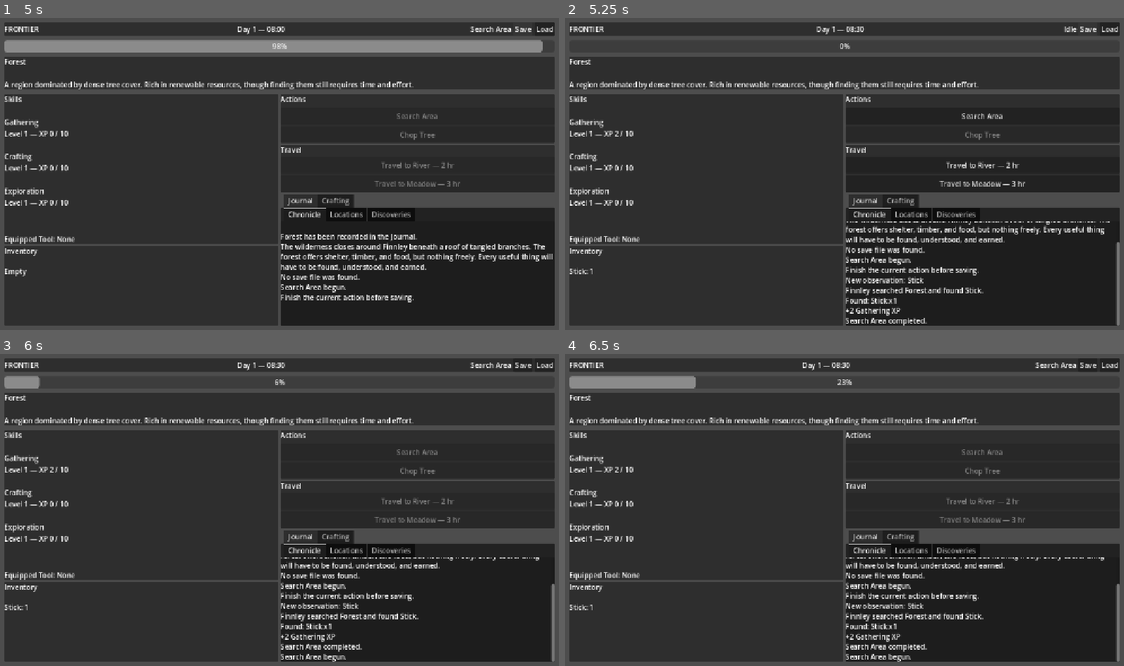
Above: before the commit, frames 1-4 (two rows, left to right).
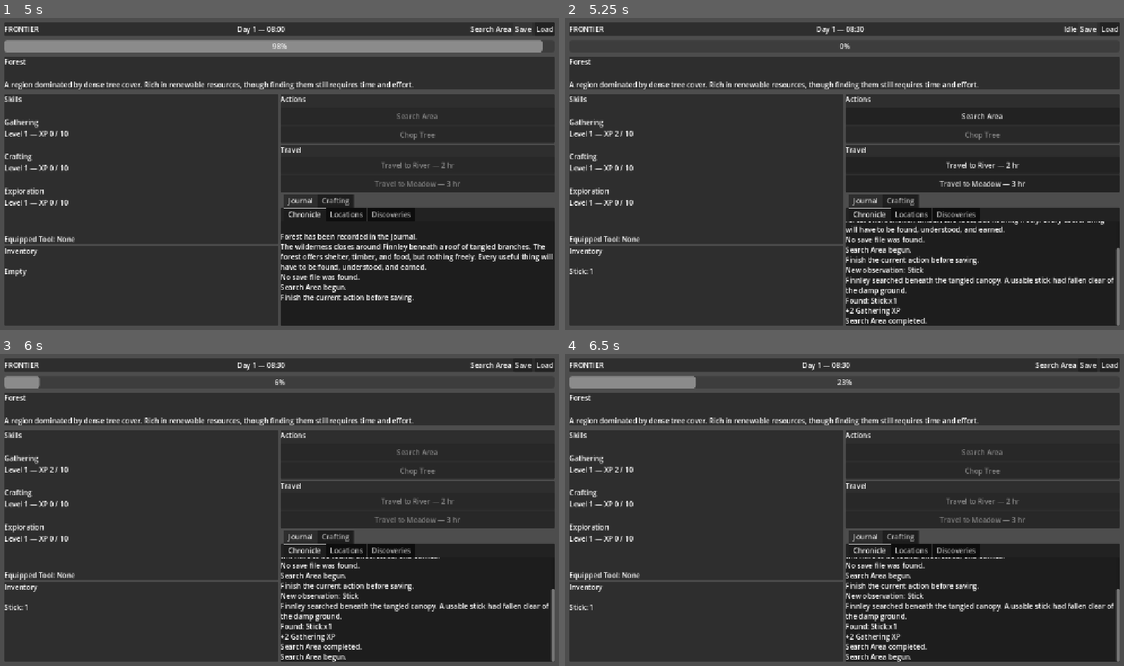
Above: after the commit, the same moments.

Repository: thegrundle-git/frontierthegame
Game: Godot game, scene res://scenes/ui/MainMenu.tscn
Two runs of this game, one before a commit and one after it. Both use one fixed random seed, a clock stepped at 60 frames per second and the inputs below.
Inputs:
- Up to frame 1 (5 s): click "New Game" at 0.5 s; click "Load" at 1.25 s; click "Search Area" at 2 s; click "Save" at 2.75 s
- Up to frame 2 (5.25 s): no input
- Up to frame 3 (6 s): click "Search Area" at 5.75 s
- Up to frame 4 (6.5 s): no input

Frame 1 is identical in both runs. In frame 2, 2.7% of the frame differs, in the area x 50-100%, y 65-89%; in frame 3, 2.1%; in frame 4, 2.1%.

Commit message:
v0.5.1-alpha1 - Discovery journal completed
- Added DiscoveryDatabase lookup support
- Populated Discoveries Journal
- Fixed unlocked discoveries not appearing
- Completed persistent discovery knowledge loop

Diff:
--- a/project.godot
+++ b/project.godot
@@ -30,6 +30,7 @@
 TimeManager="*uid://bekt6l36bngmd"
 ActionManager="*uid://co7t7p8hapcmt"
 SaveManager="*uid://b8j52iihxbed4"
+NarrativeGenerator="*uid://ce4qf3hkjipjw"
 
 [display]
 
--- a/scenes/ui/GameUI.tscn
+++ b/scenes/ui/GameUI.tscn
@@ -196,6 +196,7 @@
 [node name="DiscoveriesLog" type="RichTextLabel" parent="ScreenMargin/MainLayout/MiddleRow/RightColumn/DetailTabs/Journal/JournalTabs/Discoveries" unique_id=220362884]
 unique_name_in_owner = true
 layout_mode = 2
+bbcode_enabled = true
 text = "No discoveries recorded."
 
 [node name="Landmarks" type="MarginContainer" parent="ScreenMargin/MainLayout/MiddleRow/RightColumn/DetailTabs/Journal/JournalTabs" unique_id=1628222443]
--- a/scripts/actions/SearchAction.gd
+++ b/scripts/actions/SearchAction.gd
@@ -6,7 +6,9 @@
 	if survivor == null:
 		return false
 
-	var location := GameManager.current_location
+	var location: LocationData = (
+		GameManager.current_location
+	)
 
 	if location == null:
 		_add_event(
@@ -14,18 +16,24 @@
 		)
 		return false
 
-	var chosen_entry := _choose_loot_entry(
-		location
+	var chosen_entry: SearchLootEntryData = (
+		_choose_loot_entry(
+			location
+		)
 	)
 
 	survivor.gain_knowledge(1)
 
 	if chosen_entry == null:
+		var empty_narrative: String = (
+			NarrativeGenerator.generate_empty_search(
+				survivor.data.display_name,
+				location
+			)
+		)
+
 		_add_event(
-			survivor.data.display_name
-			+ " searched "
-			+ location.display_name
-			+ " but found nothing useful."
+			empty_narrative
 		)
 
 		DiscoveryManager.check_discoveries()
@@ -38,8 +46,13 @@
 		)
 		return false
 
-	var amount := chosen_entry.get_random_amount()
-	var item := chosen_entry.item
+	var amount: int = (
+		chosen_entry.get_random_amount()
+	)
+
+	var item: ItemData = (
+		chosen_entry.item
+	)
 
 	survivor.inventory.add_item(
 		item.id,
@@ -52,13 +65,17 @@
 
 	DiscoveryManager.check_discoveries()
 
+	var narrative_text: String = (
+		NarrativeGenerator.generate_search_find(
+			survivor.data.display_name,
+			location,
+			item,
+			amount
+		)
+	)
+
 	_add_event(
-		survivor.data.display_name
-		+ " searched "
-		+ location.display_name
-		+ " and found "
-		+ item.display_name
-		+ "."
+		narrative_text
 	)
 
 	_add_event(
@@ -79,7 +96,9 @@
 		0
 	)
 
-	for entry in location.search_loot:
+	for entry: SearchLootEntryData in (
+		location.search_loot
+	):
 		if entry == null:
 			continue
 
@@ -109,7 +128,9 @@
 
 	var current_weight: int = empty_weight
 
-	for entry in location.search_loot:
+	for entry: SearchLootEntryData in (
+		location.search_loot
+	):
 		if entry == null:
 			continue
 
@@ -125,6 +146,12 @@
 			return entry
 
 	return null
-func _add_event(message: String) -> void:
+
+
+func _add_event(
+	message: String
+) -> void:
 	if GameManager.game_ui != null:
-		GameManager.game_ui.add_event(message)
+		GameManager.game_ui.add_event(
+			message
+		)
--- a/scripts/autoload/DiscoveryDatabase.gd
+++ b/scripts/autoload/DiscoveryDatabase.gd
@@ -43,3 +43,15 @@
 
 func get_all() -> Array:
 	return discoveries.values()
+
+func get_discovery(
+	discovery_id: String
+) -> DiscoveryData:
+	if not discoveries.has(discovery_id):
+		push_warning(
+			"Unknown discovery ID requested: "
+			+ discovery_id
+		)
+		return null
+
+	return discoveries[discovery_id]
--- /dev/null
+++ b/scripts/autoload/NarrativeGenerator.gd
@@ -0,0 +1,188 @@
+extends Node
+
+
+var random := RandomNumberGenerator.new()
+
+
+func _ready() -> void:
+	random.randomize()
+
+
+func generate_search_find(
+	actor_name: String,
+	location: LocationData,
+	item: ItemData,
+	amount: int
+) -> String:
+	if location == null or item == null:
+		return actor_name + " found something useful."
+
+	var opening := _pick_string(
+		_get_search_openings(location.id)
+	)
+
+	var discovery := _pick_string(
+		_get_item_discoveries(item.id)
+	)
+
+	return (
+		actor_name
+		+ " "
+		+ opening
+		+ " "
+		+ discovery
+		+ _format_amount_suffix(amount)
+	)
+
+
+func generate_empty_search(
+	actor_name: String,
+	location: LocationData
+) -> String:
+	if location == null:
+		return (
+			actor_name
+			+ " searched for a while but found nothing useful."
+		)
+
+	var empty_result := _pick_string(
+		_get_empty_search_results(location.id)
+	)
+
+	return actor_name + " " + empty_result
+
+
+func _get_search_openings(
+	location_id: String
+) -> Array[String]:
+	match location_id:
+		"forest":
+			return [
+				"searched beneath the tangled canopy.",
+				"picked carefully through the undergrowth.",
+				"followed a narrow opening between the trees.",
+				"searched among roots, moss, and fallen branches."
+			]
+
+		"river":
+			return [
+				"searched along the damp riverbank.",
+				"followed the edge of the slow-moving water.",
+				"picked through debris left behind by the current.",
+				"searched where mud and exposed roots met the water."
+			]
+
+		"meadow":
+			return [
+				"moved slowly through the tall grass.",
+				"searched among the sunlit plants.",
+				"followed faint trails through the meadow.",
+				"parted the grass and examined the ground beneath."
+			]
+
+		_:
+			return [
+				"searched the surrounding area.",
+				"looked carefully across the nearby ground."
+			]
+
+
+func _get_item_discoveries(
+	item_id: String
+) -> Array[String]:
+	match item_id:
+		"stick":
+			return [
+				"A dry stick lay caught among the vegetation.",
+				"A usable stick had fallen clear of the damp ground.",
+				"Among the debris was a straight piece of wood worth carrying."
+			]
+
+		"stone":
+			return [
+				"A solid stone stood out from the loose earth.",
+				"A smooth stone had been exposed by weather and passing water.",
+				"Among the smaller fragments was a stone with useful weight."
+			]
+
+		"berry":
+			return [
+				"A cluster of Wild Berries remained untouched on a low plant.",
+				"Dark Wild Berries were growing beneath the leaves.",
+				"A small patch of ripe Wild Berries had escaped the animals."
+			]
+
+		"herb":
+			return [
+				"The sharp scent of crushed leaves revealed a patch of Wild Herb.",
+				"Wild Herb grew where the grass had recently been disturbed.",
+				"A hardy patch of Wild Herb stood above the surrounding plants."
+			]
+
+		"flower":
+			return [
+				"A Wild Flower rose above the grass on a narrow green stem.",
+				"Bright petals marked the location of a Wild Flower.",
+				"A single Wild Flower had survived among the taller plants."
+			]
+
+		_:
+			return [
+				"Something useful was found nearby.",
+				"The search uncovered an item worth keeping."
+			]
+
+
+func _get_empty_search_results(
+	location_id: String
+) -> Array[String]:
+	match location_id:
+		"forest":
+			return [
+				"searched beneath the trees but found only damp leaves and rotten wood.",
+				"followed several promising signs, but none led to anything useful.",
+				"searched the undergrowth and returned empty-handed."
+			]
+
+		"river":
+			return [
+				"searched the riverbank but found only mud and waterlogged debris.",
+				"followed the current for a while without finding anything useful.",
+				"searched between the exposed roots and came away empty-handed."
+			]
+
+		"meadow":
+			return [
+				"searched through the tall grass but found nothing worth carrying.",
+				"followed several faint trails that ended without reward.",
+				"searched among the flowers and insects but found nothing useful."
+			]
+
+		_:
+			return [
+				"searched carefully but found nothing useful.",
+				"returned from the search empty-handed."
+			]
+
+
+func _format_amount_suffix(
+	amount: int
+) -> String:
+	if amount <= 1:
+		return ""
+
+	return " Several were gathered."
+
+
+func _pick_string(
+	options: Array[String]
+) -> String:
+	if options.is_empty():
+		return ""
+
+	var index: int = random.randi_range(
+		0,
+		options.size() - 1
+	)
+
+	return options[index]
--- a/scripts/ui/GameUI.gd
+++ b/scripts/ui/GameUI.gd
@@ -13,6 +13,7 @@
 @onready var landmarks_log: RichTextLabel = %LandmarksLog
 @onready var journal_tabs: TabContainer = %JournalTabs
 @onready var landmarks_tab: Control = %Landmarks
+@onready var discoveries_log: RichTextLabel = %DiscoveriesLog
 
 @onready var time_label: Label = %TimeLabel
 @onready var current_action_label: Label = %CurrentActionLabel
@@ -90,6 +91,7 @@
 	update_locations_journal()
 	update_landmarks_journal()
 	update_journal_tab_visibility()
+	update_discoveries_journal()
 	_update_time()
 
 	var survivor: Survivor = (
@@ -613,6 +615,45 @@
 		landmarks_tab_index,
 		civilization.discovered_landmark_ids.is_empty()
 	)
+
+func update_discoveries_journal() -> void:
+	var civilization: CivilizationData = (
+		GameManager.current_civilization
+	)
+
+	if (
+		civilization == null
+		or civilization.discovered_ids.is_empty()
+	):
+		discoveries_log.text = (
+			"No discoveries recorded."
+		)
+		return
+
+	var journal_text := ""
+
+	for discovery_id: String in civilization.discovered_ids:
+		var discovery: DiscoveryData = (
+			DiscoveryDatabase.get_discovery(
+				discovery_id
+			)
+		)
+
+		if discovery == null:
+			continue
+
+		if not journal_text.is_empty():
+			journal_text += "\n\n"
+
+		journal_text += (
+			"[b]"
+			+ discovery.display_name
+			+ "[/b]\n"
+			+ discovery.description
+		)
+
+	discoveries_log.text = journal_text
+
 # -------------------------------------------------------------------
 # Action callbacks
 # -------------------------------------------------------------------
Not shown, added: scripts/autoload/NarrativeGenerator.gd.uid
